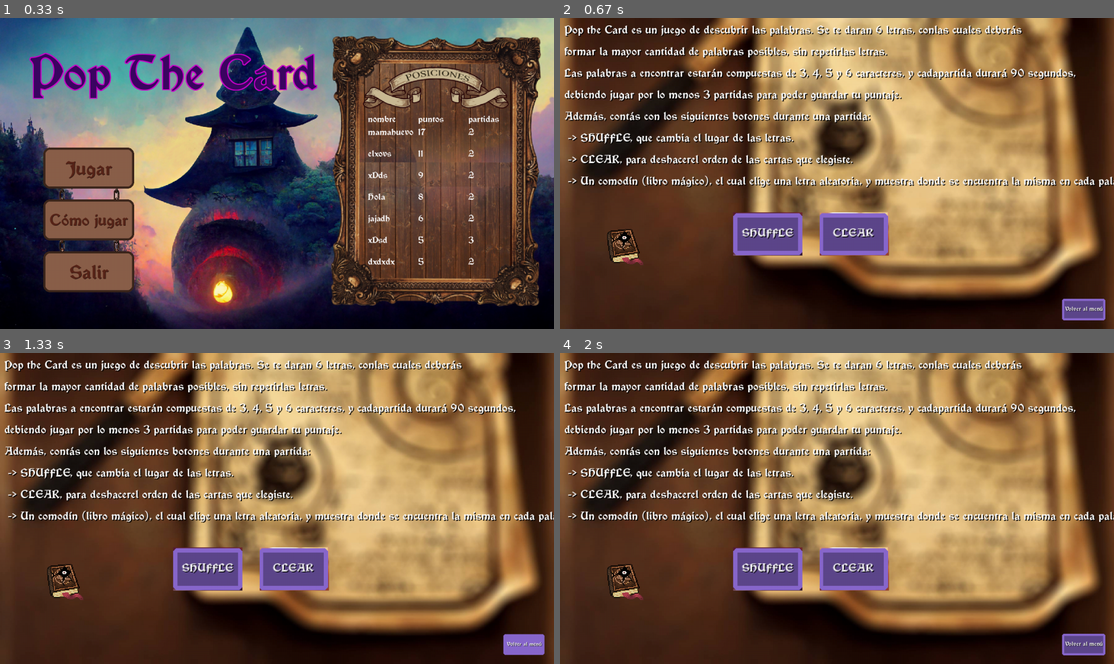
Above: before the commit, frames 1-4 (two rows, left to right).
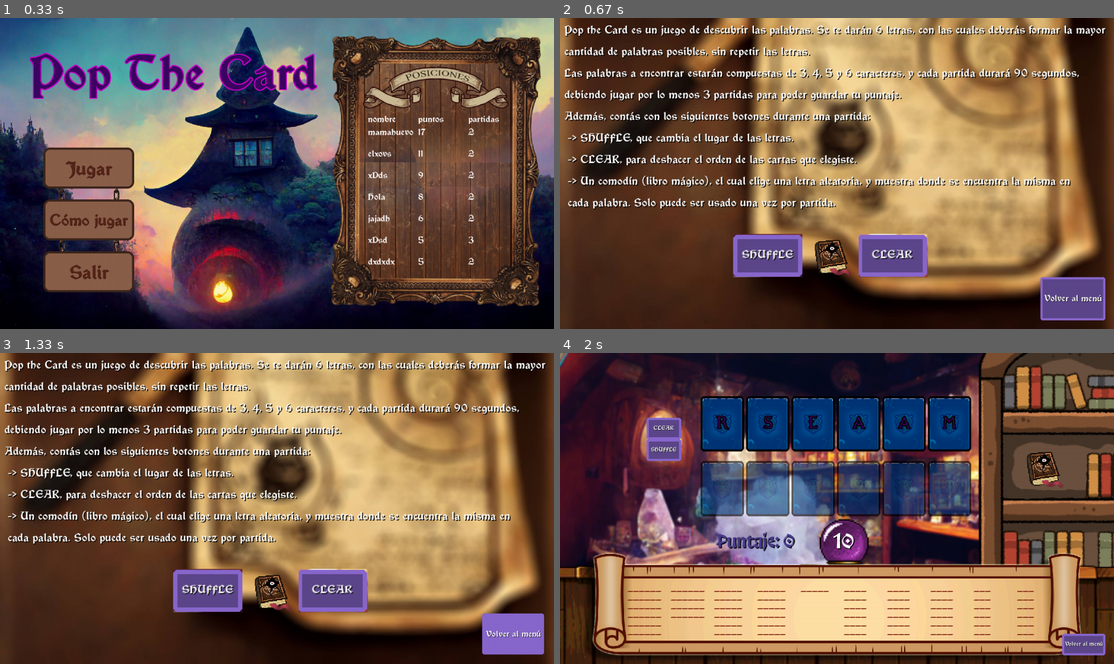
Above: after the commit, the same moments.

Repository: juliancz-a/SP_GRUPO_5_Pygame
Game: pygame game, started from code/class_game.py
Same seed, same stepped clock (60 frames per second), same inputs: the game is played once before the commit and once after it.
Inputs (mouse positions are in pixels of both pictures, inside the frame that each line leads up to):
- Up to frame 1 (0.33 s): no input
- Up to frame 2 (0.67 s): click "Cómo jugar" at 0.38 s
- Up to frame 3 (1.33 s): press the mouse at (515, 632) at 1.25 s
- Up to frame 4 (2 s): move the mouse to (1058, 629) at 1.35 s; release the mouse at (1047, 626) at 1.48 s; click (648, 502) at 1.6 s, where only the run after the commit has a clickable "Jugar"; tap Enter at 1.88 s

Frame 1 is identical in both runs. In frame 2, 11% of the frame differs, in the area x 0-100%, y 2-98%; in frame 3, 11%; in frame 4, 89%, in the area x 0-100%, y 0-100%.

Commit message:
boton un toque mas grande

Diff:
--- a/code/data/config/assets_cfg.py
+++ b/code/data/config/assets_cfg.py
@@ -103,7 +103,7 @@
 REGISTER_SCORE_ASSETS = [input_box, game_over_title]
 
 
-back_button = {"box": Box((1160,650), (100,50)),
+back_button = {"box": Box((1110,600), (150,100)),
               "colors": ["mediumpurple4", "mediumpurple3", "mediumpurple3"],
               "config": [5, 5],
               "text": ["Volver al menú", "white", FUENTE_1, 40, "shadow", 1, "black", True],
--- a/code/game_states/class_help.py
+++ b/code/game_states/class_help.py
@@ -5,14 +5,14 @@
 from game_tools.event_handle import *
 
 mucho_texto = (
-"Pop the Card es un juego de descubrir las palabras. Se te daran 6 letras, con"
-"las cuales deberás\nformar la mayor cantidad de palabras posibles, sin repetirlas letras."
-"\nLas palabras a encontrar estarán compuestas de 3, 4, 5 y 6 caracteres, y cada"
+"Pop the Card es un juego de descubrir las palabras. Se te darán 6 letras, con "
+"las cuales deberás formar la mayor\ncantidad de palabras posibles, sin repetir las letras."
+"\nLas palabras a encontrar estarán compuestas de 3, 4, 5 y 6 caracteres, y cada "
 "partida durará 90 segundos,\ndebiendo jugar por lo menos 3 partidas para poder guardar tu puntaje.\n"
 "Además, contás con los siguientes botones durante una partida:\n"
-" -> SHUFFLE, que cambia el lugar de las letras.\n -> CLEAR, para deshacer"
-"el orden de las cartas que elegiste.\n -> Un comodín (libro mágico), el cual elige una letra aleatoria, y muestra "
-"donde se encuentra la misma en cada palabra.")
+" -> SHUFFLE, que cambia el lugar de las letras.\n -> CLEAR, para deshacer "
+"el orden de las cartas que elegiste.\n -> Un comodín (libro mágico), el cual elige una letra aleatoria, "
+"y muestra donde se encuentra la misma en\n cada palabra. Solo puede ser usado una vez por partida.")
 
 def render_multi_line(surface, text, x, y, font_size):
     lines = text.splitlines()
@@ -27,9 +27,9 @@
 
         self.background = Image(HELP_BACKGROUND, (0,0), (1280,720))
 
-        self.comodin_button_img = Image (COMODIN, (100, 480), (100, 100))
-        self.clear_button_img = Image (r"code\data\img\clear_button.png", (600, 450), (160, 100))
-        self.shuffle_button_img = Image (r"code\data\img\shuffle_button.png", (400, 450), (160, 100))
+        self.comodin_button_img = Image (COMODIN, (580, 505), (100, 100))
+        self.shuffle_button_img = Image (r"code\data\img\shuffle_button.png", (400, 500), (160, 100))
+        self.clear_button_img = Image (r"code\data\img\clear_button.png", (690, 500), (160, 100))
 
         self.config_list = HELP_ASSETS
         self.box_list  = [self.menu_button]
